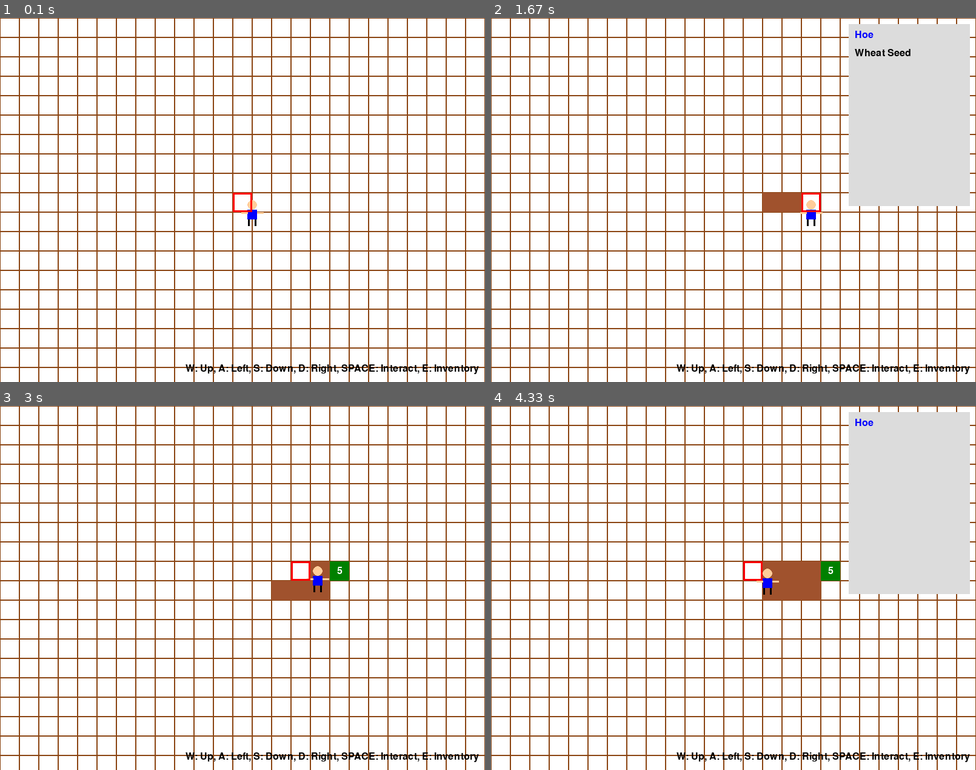
Above: before the commit, frames 1-4 (two rows, left to right).
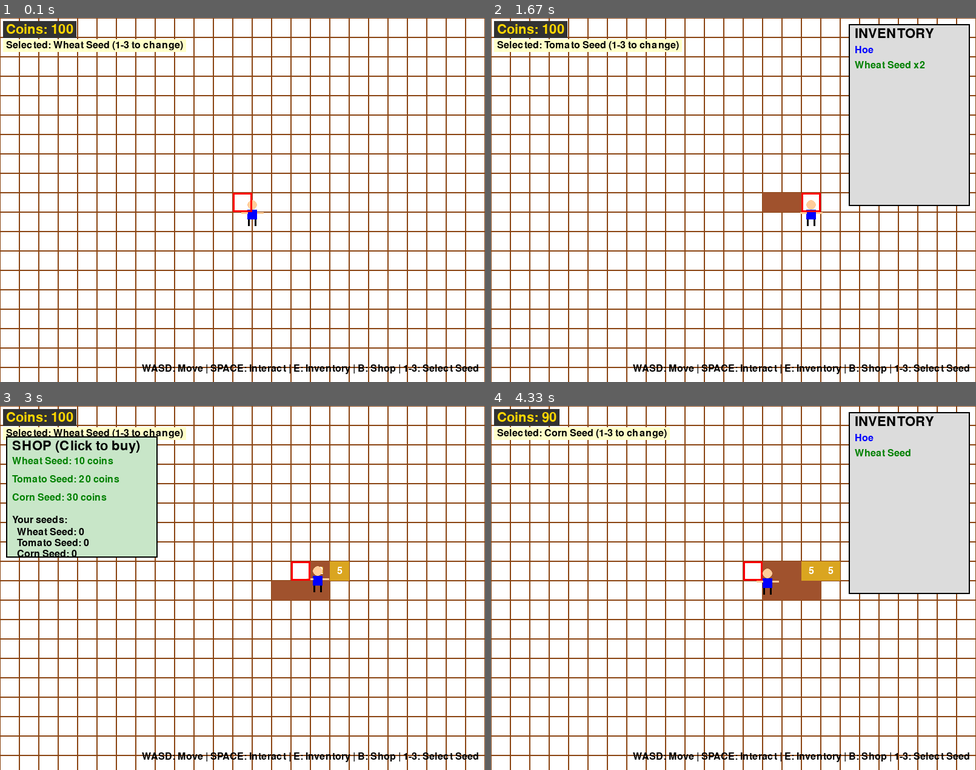
Above: after the commit, the same moments.

Repository: Origin0804/planting-game
Game: pygame game, started from main.py
Same seed, same stepped clock (60 frames per second), same inputs: the game is played once before the commit and once after it.
Inputs (mouse positions are in pixels of both pictures, inside the frame that each line leads up to):
- Up to frame 1 (0.1 s): no input
- Up to frame 2 (1.67 s): hold B 0.33-0.8 s; hold D 0.33-0.8 s; hold D 0.83-1.3 s; tap Space at 0.9, 1.2 s; tap E at 0.98 s; tap 2 at 1.33 s
- Up to frame 3 (3 s): hold W 1.67-1.97 s; tap Space at 1.73, 2.07, 2.37, 2.57, 2.87 s; hold D 2-2.47 s; tap E at 2.15 s; hold 1 from 2.5 s (still down); hold A from 2.5 s (still down); move the mouse to (291, 668) at 2.53 s; tap B at 2.65 s
- Up to frame 4 (4.33 s): release 1 at 3.03 s; release A at 3.03 s; click (568, 460) at 3.12 s, where only the run after the commit has a clickable "Wheat Seed: 10 coins"; hold A 3.4-3.93 s; tap Space at 3.47, 3.77 s; tap E at 3.55 s; tap 3 at 3.97 s; hold S from 4.3 s (still down)

The runs differ from the first frame. In frame 1, 2.9% of the frame differs, in the area x 0-99%, y 0-98%; in frame 2, 3.9%; in frame 3, 13%; in frame 4, 4.0%.

Commit message:
Add v1.1 features: new crops (tomato, corn), coin system, shop system, and improved UI
Co-authored-by: Origin0804 <189698804+Origin0804@users.noreply.github.com>

Diff:
--- a/block.py
+++ b/block.py
@@ -1,8 +1,15 @@
 import pygame
 
 # 定义常量
-PLANT_COLOR = (0, 128, 0)
 TILE_SIZE = 32
+
+# 植物颜色字典
+PLANT_COLORS = {
+    "Wheat Plant": (218, 165, 32),    # 金黄色 - 小麦
+    "Tomato Plant": (255, 99, 71),    # 番茄红
+    "Corn Plant": (255, 215, 0),      # 玉米金色
+}
+DEFAULT_PLANT_COLOR = (0, 128, 0)     # 默认绿色
 
 # 初始化字体
 pygame.font.init()
@@ -90,8 +97,10 @@
             x, y = self.position
             # 计算植物的大小，根据生长阶段动态变化
             plant_size = TILE_SIZE * (self.growth_stage / self.plant.max_stages)
+            # 获取植物颜色
+            plant_color = PLANT_COLORS.get(self.plant.name, DEFAULT_PLANT_COLOR)
             # 绘制植物矩形，使其居中显示在土地块上
-            pygame.draw.rect(screen, PLANT_COLOR, (x + (TILE_SIZE - plant_size) // 2,
+            pygame.draw.rect(screen, plant_color, (x + (TILE_SIZE - plant_size) // 2,
                                                    y + (TILE_SIZE - plant_size) // 2,
                                                    plant_size, plant_size))
             # 绘制生长阶段数字标注
--- a/character.py
+++ b/character.py
@@ -10,6 +10,7 @@
         self.x = x
         self.y = y
         self.inventory = []  # Item list
+        self.coins = 100  # Starting coins
 
     def add_item(self, item):
         """
@@ -36,3 +37,21 @@
         :return: The character's inventory list
         """
         return self.inventory
+
+    def add_coins(self, amount):
+        """
+        Add coins to the character
+        :param amount: The amount of coins to add
+        """
+        self.coins += amount
+
+    def spend_coins(self, amount):
+        """
+        Spend coins from the character
+        :param amount: The amount of coins to spend
+        :return: True if successful, False if not enough coins
+        """
+        if self.coins >= amount:
+            self.coins -= amount
+            return True
+        return False
--- a/item.py
+++ b/item.py
@@ -4,6 +4,7 @@
     SEED = 2
     PLANT = 3
     PRODUCT = 4
+    CURRENCY = 5
 
 # 定义物品类
 class Item:
--- a/main.py
+++ b/main.py
@@ -12,33 +12,67 @@
 TILE_SIZE = 32
 WHITE = (255, 255, 255)
 BLACK = (0, 0, 0)
+GOLD_COLOR = (255, 215, 0)
 MOVE_SPEED = 2
 FONT = pygame.font.Font(None, 24)
+TITLE_FONT = pygame.font.Font(None, 32)
 INVENTORY_WIDTH = 200
 INVENTORY_HEIGHT = 300
+SHOP_WIDTH = 250
+SHOP_HEIGHT = 200
 INVENTORY_BG_COLOR = (220, 220, 220)
+SHOP_BG_COLOR = (200, 230, 200)
 TIP_BG_COLOR = (255, 255, 200)
 HIGHLIGHT_COLOR = (255, 0, 0)
 
 # 创建屏幕
 screen = pygame.display.set_mode((WIDTH, HEIGHT))
-pygame.display.set_caption("Simple Stardew Valley")
+pygame.display.set_caption("Simple Stardew Valley v1.1")
 
 # Create a character instance
 player = Character("Player", WIDTH // 2, HEIGHT // 2)
 
 # 定义小麦种子
-wheat_seed = Item(2, "Wheat Seed", "A seed for planting wheat")
+wheat_seed = Item(2, "Wheat Seed", ItemType.SEED, "A seed for planting wheat")
 # 定义小麦产品
-wheat_product = Item(5, "Wheat", "Mature wheat, can be sold or used")
+wheat_product = Item(5, "Wheat", ItemType.PRODUCT, "Mature wheat, sells for 15 coins")
 # 定义小麦植物
 wheat = Plant(4, "Wheat Plant", wheat_seed, 100, wheat_product, 5)
 
+# 定义番茄种子
+tomato_seed = Item(6, "Tomato Seed", ItemType.SEED, "A seed for planting tomatoes")
+# 定义番茄产品
+tomato_product = Item(7, "Tomato", ItemType.PRODUCT, "Fresh tomato, sells for 25 coins")
+# 定义番茄植物
+tomato = Plant(8, "Tomato Plant", tomato_seed, 150, tomato_product, 6)
+
+# 定义玉米种子
+corn_seed = Item(9, "Corn Seed", ItemType.SEED, "A seed for planting corn")
+# 定义玉米产品
+corn_product = Item(10, "Corn", ItemType.PRODUCT, "Golden corn, sells for 35 coins")
+# 定义玉米植物
+corn = Plant(11, "Corn Plant", corn_seed, 200, corn_product, 7)
+
 # 定义工具
 hoe = Item(1, "Hoe", ItemType.TOOL, "Used to cultivate land")
 
+# 商店物品价格
+SHOP_ITEMS = {
+    "Wheat Seed": {"item": wheat_seed, "price": 10, "plant": wheat},
+    "Tomato Seed": {"item": tomato_seed, "price": 20, "plant": tomato},
+    "Corn Seed": {"item": corn_seed, "price": 30, "plant": corn},
+}
+
+# 产品售价
+SELL_PRICES = {
+    5: 15,   # Wheat
+    7: 25,   # Tomato
+    10: 35,  # Corn
+}
+
 # 添加物品到玩家背包
 player.add_item(hoe)
+player.add_item(wheat_seed)
 player.add_item(wheat_seed)
 
 # 创建土地块列表
@@ -53,6 +87,8 @@
 clock = pygame.time.Clock()
 grow_timer = 0
 is_inventory_open = False
+is_shop_open = False
+selected_seed_type = "Wheat Seed"  # 当前选中的种子类型
 
 
 def draw_player(screen, x, y):
@@ -77,6 +113,13 @@
                      (x + TILE_SIZE // 3, y + 2 * head_radius + body_height + leg_length), 3)
     pygame.draw.line(screen, (0, 0, 0), (x + 2 * TILE_SIZE // 3, y + 2 * head_radius + body_height),
                      (x + 2 * TILE_SIZE // 3, y + 2 * head_radius + body_height + leg_length), 3)
+
+
+def get_seed_by_type(seed_name):
+    """根据种子名称获取对应的种子和植物"""
+    if seed_name in SHOP_ITEMS:
+        return SHOP_ITEMS[seed_name]["item"], SHOP_ITEMS[seed_name]["plant"]
+    return None, None
 
 
 while running:
@@ -99,30 +142,79 @@
                     print(f"Found target block at position: {target_block.position}")
                     land_state = target_block.state
                     has_hoe = any(item.id == 1 for item in player.inventory)
-                    has_wheat_seed = any(item.id == 2 for item in player.inventory)
+
+                    # 检查背包中的所有种子类型
+                    available_seeds = {}
+                    for seed_name, seed_info in SHOP_ITEMS.items():
+                        seed_item = seed_info["item"]
+                        if any(item.id == seed_item.id for item in player.inventory):
+                            available_seeds[seed_name] = seed_info
 
                     if land_state == 0:  # 土地未开垦
                         if has_hoe:
                             target_block.cultivate()
                     elif land_state == 1 and target_block.plant is None:  # 开垦未播种
-                        if has_wheat_seed:
-                            target_block.plant_crop(wheat, current_time)
+                        # 使用当前选中的种子类型
+                        if selected_seed_type in available_seeds:
+                            seed_info = available_seeds[selected_seed_type]
+                            target_block.plant_crop(seed_info["plant"], current_time)
                             # 从背包移除种子
                             for item in player.inventory[:]:
-                                if item.id == 2:
+                                if item.id == seed_info["item"].id:
                                     player.inventory.remove(item)
                                     break
+                            print(f"Planted {selected_seed_type}")
                     else:
                         harvested = target_block.harvest()
                         if harvested:
                             player.add_item(harvested.product_item)
+                            # 获得金币
+                            if harvested.product_item.id in SELL_PRICES:
+                                coins_earned = SELL_PRICES[harvested.product_item.id]
+                                player.add_coins(coins_earned)
+                                print(f"Earned {coins_earned} coins!")
                             # 随机生成 1 - 2 个种子
                             seed_count = random.randint(harvested.seed_harvested_min, harvested.seed_harvested_max)
                             for _ in range(seed_count):
                                 player.add_item(harvested.seed)
-                            print(f"Harvested {harvested} and {seed_count} {harvested.seed}")
+                            print(f"Harvested {harvested.name} and {seed_count} seeds")
             elif event.key == pygame.K_e:
                 is_inventory_open = not is_inventory_open
+                if is_inventory_open:
+                    is_shop_open = False
+            elif event.key == pygame.K_b:
+                is_shop_open = not is_shop_open
+                if is_shop_open:
+                    is_inventory_open = False
+            elif event.key == pygame.K_1:
+                selected_seed_type = "Wheat Seed"
+                print(f"Selected: {selected_seed_type}")
+            elif event.key == pygame.K_2:
+                selected_seed_type = "Tomato Seed"
+                print(f"Selected: {selected_seed_type}")
+            elif event.key == pygame.K_3:
+                selected_seed_type = "Corn Seed"
+                print(f"Selected: {selected_seed_type}")
+        elif event.type == pygame.MOUSEBUTTONDOWN and is_shop_open:
+            mouse_x, mouse_y = pygame.mouse.get_pos()
+            # 检查点击是否在商店区域
+            shop_x = 10
+            shop_y = 50
+            item_y = shop_y + 30
+            for seed_name, seed_info in SHOP_ITEMS.items():
+                item_rect = pygame.Rect(shop_x, item_y, SHOP_WIDTH - 20, 25)
+                if item_rect.collidepoint(mouse_x, mouse_y):
+                    # 购买种子
+                    price = seed_info["price"]
+                    if player.spend_coins(price):
+                        # 创建新的种子实例
+                        new_seed = Item(seed_info["item"].id, seed_info["item"].name,
+                                      seed_info["item"].type, seed_info["item"].description)
+                        player.add_item(new_seed)
+                        print(f"Bought {seed_name} for {price} coins")
+                    else:
+                        print(f"Not enough coins to buy {seed_name}")
+                item_y += 30
 
     # 处理按键事件，使用 WASD 控制移动
     keys = pygame.key.get_pressed()
@@ -157,13 +249,75 @@
         if block.position == (player_tile_x, player_tile_y):
             pygame.draw.rect(screen, HIGHLIGHT_COLOR, (player_tile_x, player_tile_y, TILE_SIZE, TILE_SIZE), 3)
 
+    # 显示金币数量
+    coins_text = TITLE_FONT.render(f"Coins: {player.coins}", True, GOLD_COLOR)
+    pygame.draw.rect(screen, (50, 50, 50), (5, 5, coins_text.get_width() + 10, coins_text.get_height() + 6))
+    screen.blit(coins_text, (10, 8))
+
+    # 显示当前选中的种子类型
+    seed_text = FONT.render(f"Selected: {selected_seed_type} (1-3 to change)", True, BLACK)
+    pygame.draw.rect(screen, TIP_BG_COLOR, (5, 35, seed_text.get_width() + 10, seed_text.get_height() + 4))
+    screen.blit(seed_text, (10, 37))
+
+    # 显示商店界面
+    if is_shop_open:
+        shop_x = 10
+        shop_y = 50
+        pygame.draw.rect(screen, SHOP_BG_COLOR, (shop_x, shop_y, SHOP_WIDTH, SHOP_HEIGHT))
+        pygame.draw.rect(screen, BLACK, (shop_x, shop_y, SHOP_WIDTH, SHOP_HEIGHT), 2)
+
+        title_text = TITLE_FONT.render("SHOP (Click to buy)", True, BLACK)
+        screen.blit(title_text, (shop_x + 10, shop_y + 5))
+
+        item_y = shop_y + 30
+        mouse_x, mouse_y = pygame.mouse.get_pos()
+        for seed_name, seed_info in SHOP_ITEMS.items():
+            price = seed_info["price"]
+            item_rect = pygame.Rect(shop_x + 5, item_y, SHOP_WIDTH - 10, 25)
+
+            # 高亮悬停的物品
+            if item_rect.collidepoint(mouse_x, mouse_y):
+                pygame.draw.rect(screen, (180, 210, 180), item_rect)
+
+            color = (0, 128, 0) if player.coins >= price else (128, 128, 128)
+            item_text = FONT.render(f"{seed_name}: {price} coins", True, color)
+            screen.blit(item_text, (shop_x + 10, item_y + 3))
+            item_y += 30
+
+        # 显示种子数量
+        item_y += 10
+        count_title = FONT.render("Your seeds:", True, BLACK)
+        screen.blit(count_title, (shop_x + 10, item_y))
+        item_y += 20
+        for seed_name, seed_info in SHOP_ITEMS.items():
+            count = sum(1 for item in player.inventory if item.id == seed_info["item"].id)
+            count_text = FONT.render(f"  {seed_name}: {count}", True, BLACK)
+            screen.blit(count_text, (shop_x + 10, item_y))
+            item_y += 18
+
     # 显示背包界面
     if is_inventory_open:
         pygame.draw.rect(screen, INVENTORY_BG_COLOR, (WIDTH - INVENTORY_WIDTH - 10, 10, INVENTORY_WIDTH, INVENTORY_HEIGHT))
-        inventory_y = 20
+        pygame.draw.rect(screen, BLACK, (WIDTH - INVENTORY_WIDTH - 10, 10, INVENTORY_WIDTH, INVENTORY_HEIGHT), 2)
+
+        title_text = TITLE_FONT.render("INVENTORY", True, BLACK)
+        screen.blit(title_text, (WIDTH - INVENTORY_WIDTH, 15))
+
+        inventory_y = 45
         mouse_x, mouse_y = pygame.mouse.get_pos()
         hovered_item = None
+
+        # 统计物品数量
+        item_counts = {}
         for item in player.inventory:
+            key = (item.id, item.name)
+            if key not in item_counts:
+                item_counts[key] = {"item": item, "count": 0}
+            item_counts[key]["count"] += 1
+
+        for key, data in item_counts.items():
+            item = data["item"]
+            count = data["count"]
             color = BLACK
             if item.type == ItemType.TOOL:
                 color = (0, 0, 255)
@@ -171,21 +325,26 @@
                 color = (0, 128, 0)
             elif item.type == ItemType.PRODUCT:
                 color = (139, 69, 19)
-            item_text = FONT.render(item.name, True, color)
+
+            display_text = f"{item.name}"
+            if count > 1:
+                display_text += f" x{count}"
+
+            item_text = FONT.render(display_text, True, color)
             item_rect = item_text.get_rect(topleft=(WIDTH - INVENTORY_WIDTH, inventory_y))
             screen.blit(item_text, item_rect)
             if item_rect.collidepoint(mouse_x, mouse_y):
                 hovered_item = item
-            inventory_y += 30
+            inventory_y += 25
 
         if hovered_item:
             desc_text = FONT.render(hovered_item.description, True, BLACK)
-            desc_rect = desc_text.get_rect(topleft=(WIDTH - INVENTORY_WIDTH, inventory_y))
+            desc_rect = desc_text.get_rect(topleft=(WIDTH - INVENTORY_WIDTH, inventory_y + 10))
             pygame.draw.rect(screen, TIP_BG_COLOR, desc_rect.inflate(10, 5))
             screen.blit(desc_text, desc_rect)
 
     # 显示按键提示
-    controls_text = FONT.render("W: Up, A: Left, S: Down, D: Right, SPACE: Interact, E: Inventory", True, BLACK)
+    controls_text = FONT.render("WASD: Move | SPACE: Interact | E: Inventory | B: Shop | 1-3: Select Seed", True, BLACK)
     screen.blit(controls_text, (WIDTH - controls_text.get_width() - 10, HEIGHT - 30))
 
     # 更新显示
Not shown, changed: README.md
Not shown, added: .gitignore
